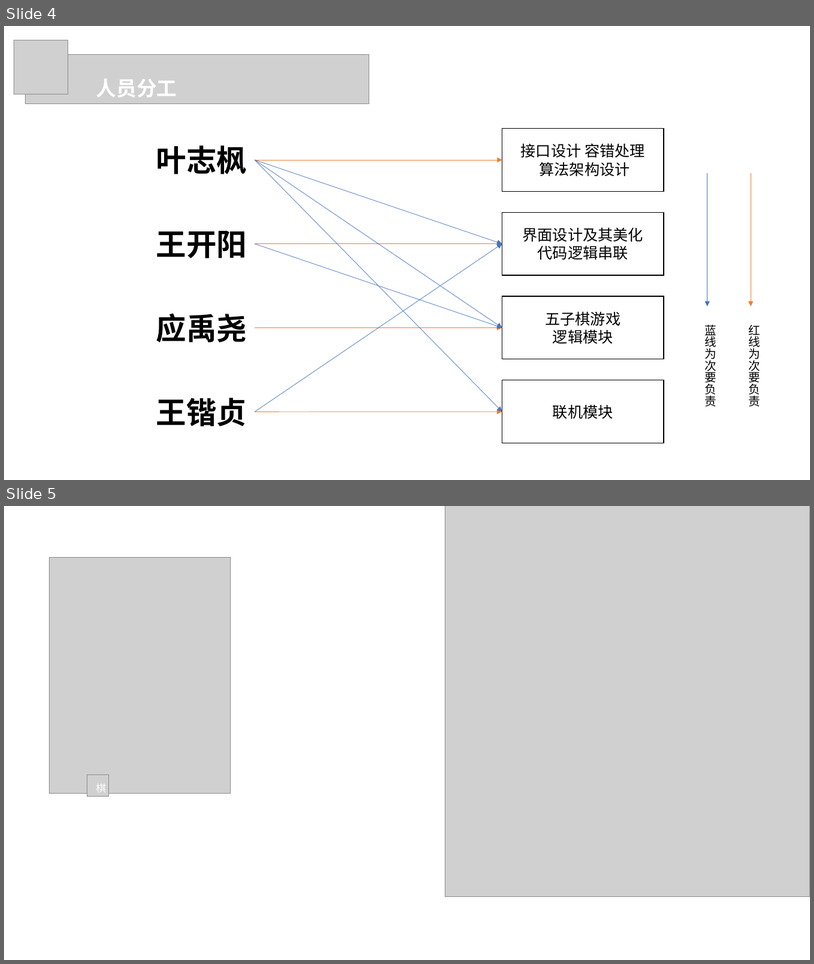
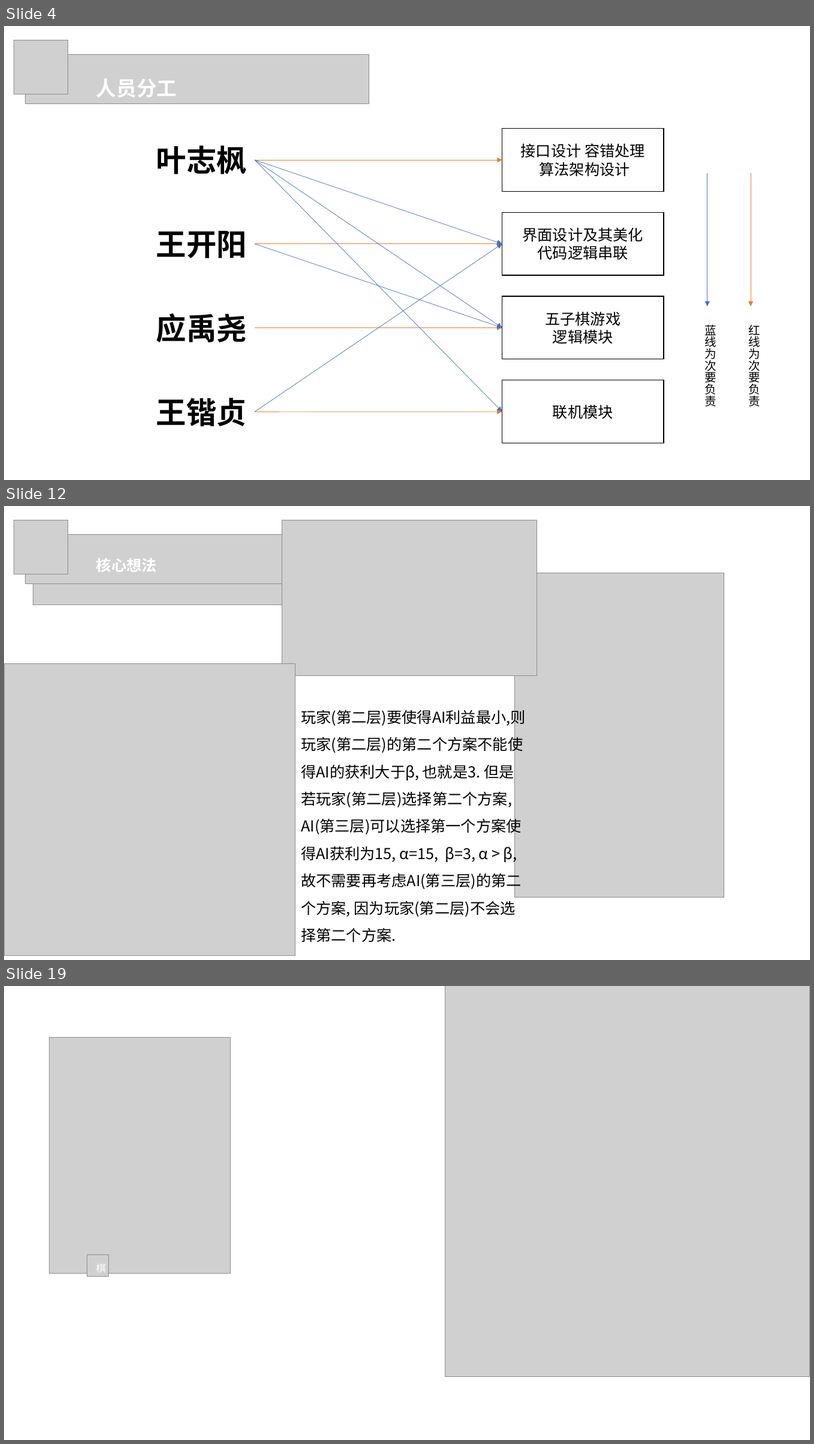
Before and after one commit to IPCHIFUNG/Gobang, a slide deck: doc/五子棋项目演示PPT.pptx. Shown one above the other, each under a label of ours: slides 4 and 5 before the commit, slides 4, 12 and 19 after it; the slides between them are not shown. The pictures are 814x964 and 814x1444 pixels, drawn with LibreOffice and Linux fonts; fonts in the diff are those of the drawing; grey boxes stand for pictures. Boxes give left, top, right and bottom in pixels: in the first picture for what was removed or moved away, otherwise in the second. Text is boxed around its words. In the diff, an @@ line names an element or a change of style, - is before the commit and + after.

Commit message:
PPT核心算法

```diff
--- a/doc/五子棋项目演示PPT.pptx
+++ b/doc/五子棋项目演示PPT.pptx
@@ slide 12 added at box(4, 506, 810, 960), background #FFFFFF @@
@@ picture added at box(14, 520, 68, 574) @@
@@ picture added at box(282, 520, 537, 675) @@
@@ picture added at box(25, 534, 369, 584) @@
@@ picture added at box(33, 541, 284, 605) @@
@@ text added at box(96, 558, 157, 572), 18 pt, text #FFFFFF, bold @@
+核心想法
@@ picture added at box(515, 573, 725, 897) @@
@@ picture added at box(4, 664, 296, 955) @@
@@ text added at box(301, 707, 525, 942), 18 pt, text #000000 @@
+玩家(第二层)要使得AI利益最小,则玩家(第二层)的第二个方案不能使得AI的获利大于β, 也就是3. 但是若玩家(第二层)选择第二个方案, AI(第三层)可以选择第一个方案使得AI获利为15, α=15, β=3, α > β, 故不需要再考虑AI(第三层)的第二个方案, 因为玩家(第二层)不会选择第二个方案.
@@ what was slide 5 is now slide 19 @@
```
Also in this commit, not shown: 13 other slides added.
